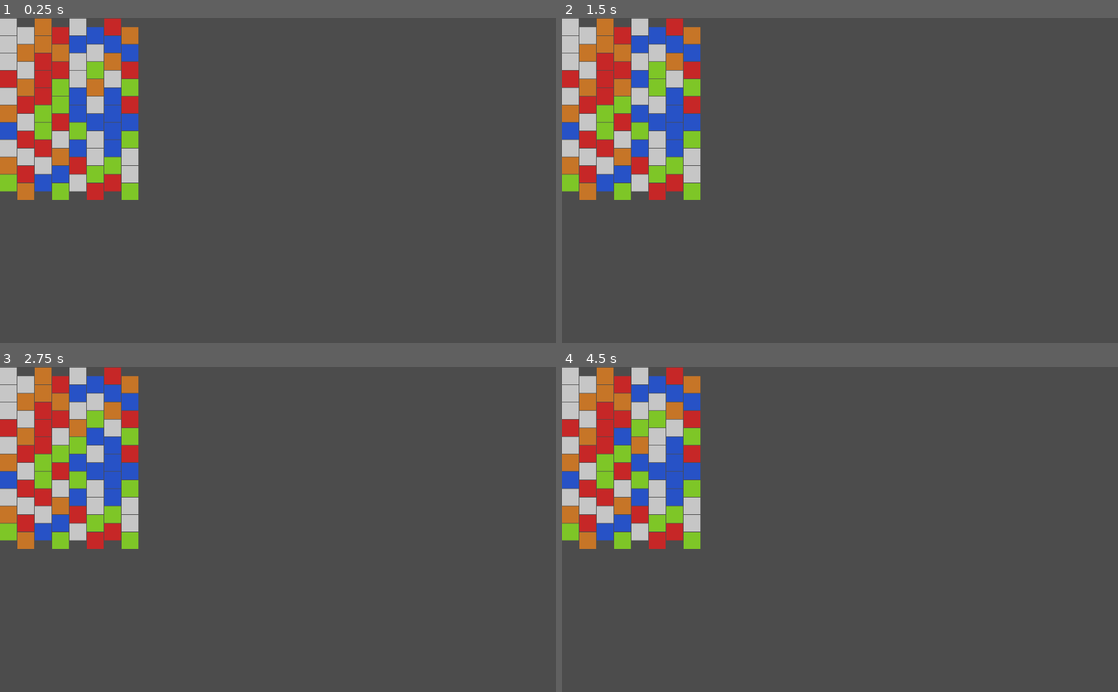
Above: before the commit, frames 1-4 (two rows, left to right).
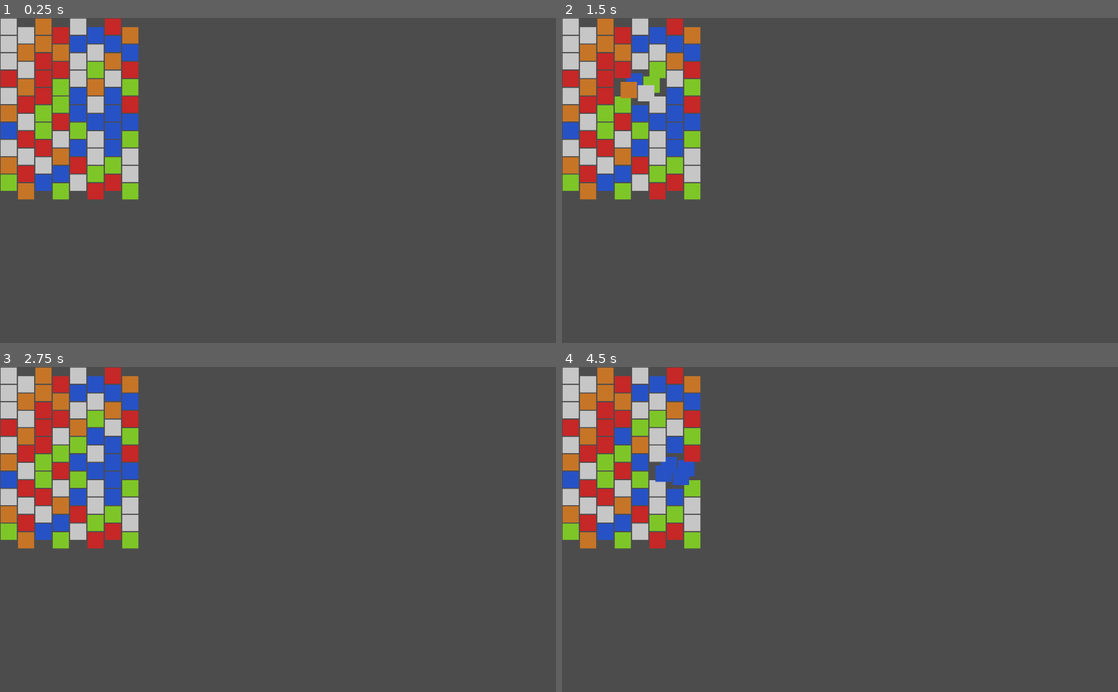
Above: after the commit, the same moments.

Repository: umxprime/puzzlebattles
Game: Godot game, scene res://Main.tscn
The game is run twice, just before and just after one commit, with the same random seed, the same clock (stepped at 60 frames per second) and the same inputs.
Inputs (mouse positions are in pixels of both pictures, inside the frame that each line leads up to):
- Up to frame 1 (0.25 s): no input
- Up to frame 2 (1.5 s): tap Enter at 0.5 s; move the mouse to (962, 164) at 0.52 s; click (962, 164) at 0.67 s; tap Space at 1.25 s; move the mouse to (728, 196) at 1.27 s; click (728, 196) at 1.42 s
- Up to frame 3 (2.75 s): tap Enter at 2 s; move the mouse to (333, 458) at 2.02 s; click (333, 458) at 2.17 s
- Up to frame 4 (4.5 s): tap Space at 2.75, 4.25 s; move the mouse to (812, 594) at 2.77 s; click (812, 594) at 2.92 s; tap Enter at 3.5 s; move the mouse to (1006, 578) at 3.52 s; click (1006, 578) at 3.67 s; move the mouse to (673, 480) at 4.27 s; click (673, 480) at 4.42 s

The runs differ from the first frame. In frame 1, 1.1% of the frame differs, in the area x 0-25%, y 0-56%; in frame 2, 1.5%; in frame 3, 1.1%; in frame 4, 1.4%.

Commit message:
Animate blocks rotation

Diff:
--- a/Block.tscn
+++ b/Block.tscn
@@ -94,3 +94,5 @@
 visible = false
 material = SubResource( 8 )
 mesh = SubResource( 4 )
+
+[node name="Tween" type="Tween" parent="."]
--- a/Nodes/BlockNode.gd
+++ b/Nodes/BlockNode.gd
@@ -5,26 +5,31 @@
 var _cell:GridModel.Cell
 var _visible:bool = true
 var _bounds:AABB
-
+var _half:Vector2
 func init(cell:GridModel.Cell, blockSize:int):
 	_cell = cell
 	_bounds.size.x = blockSize
 	_bounds.size.y = blockSize
+	_half = Vector2(_bounds.size.x / 2, _bounds.size.y / 2)
 	var node:MeshInstance2D = _node()
 	var mesh = node.mesh as QuadMesh
-	mesh.size.x = blockSize - 1
-	mesh.size.y = blockSize - 1
+	mesh.size.x = blockSize - 2
+	mesh.size.y = blockSize - 2
 	node.visible = _visible
+	updatePosition(false)
 
-	updatePosition()
 
-func updatePosition():
-	var half:Vector2 = Vector2(_bounds.size.x / 2, _bounds.size.y / 2)
+func updatePosition(animate:bool=true):
 	var pos:Vector2
 	pos.x = _cell.position().column * _bounds.size.x
-	pos.y = (_cell._grid.rows()-_cell.position().row-1)*_bounds.size.y + (_cell.position().column%2) * half.y
-	position = pos + half
+	pos.y = (_cell._grid.rows()-_cell.position().row-1)*_bounds.size.y + (_cell.position().column%2) * _half.y
 	_bounds.position = Vector3(pos.x, pos.y, 0)
+	if !animate:
+		position = pos + _half
+	else:
+		var tween:Tween = get_node("Tween")
+		tween.interpolate_property(self,"position",position,pos + _half,.1,Tween.TRANS_LINEAR,Tween.EASE_IN_OUT)
+		tween.start()
 
 func setVisible(value:bool):
 	if value == _visible:
